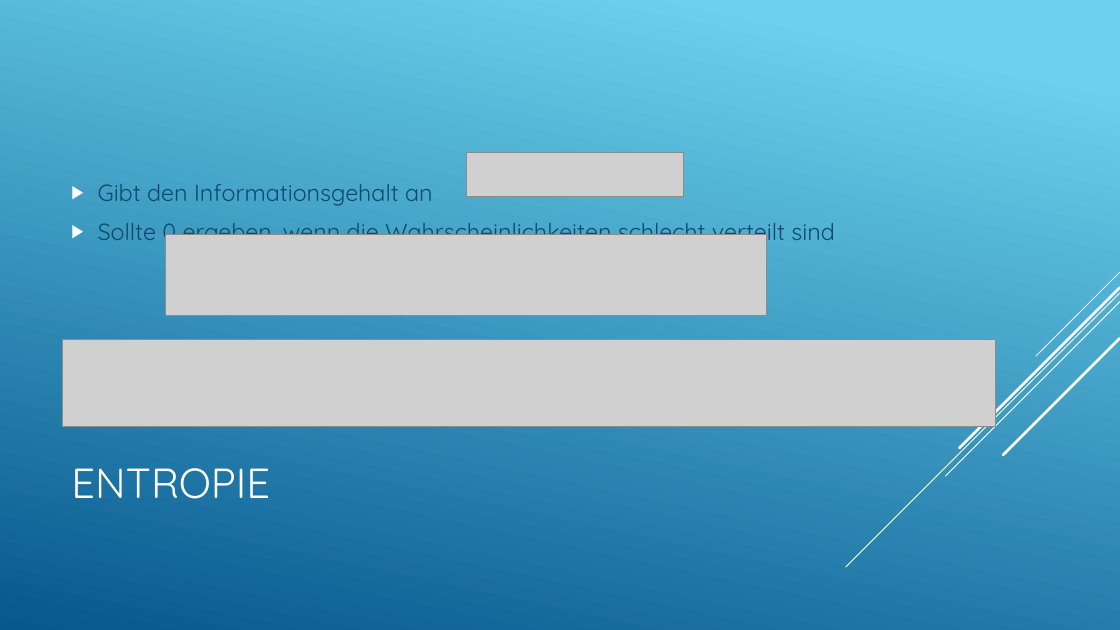
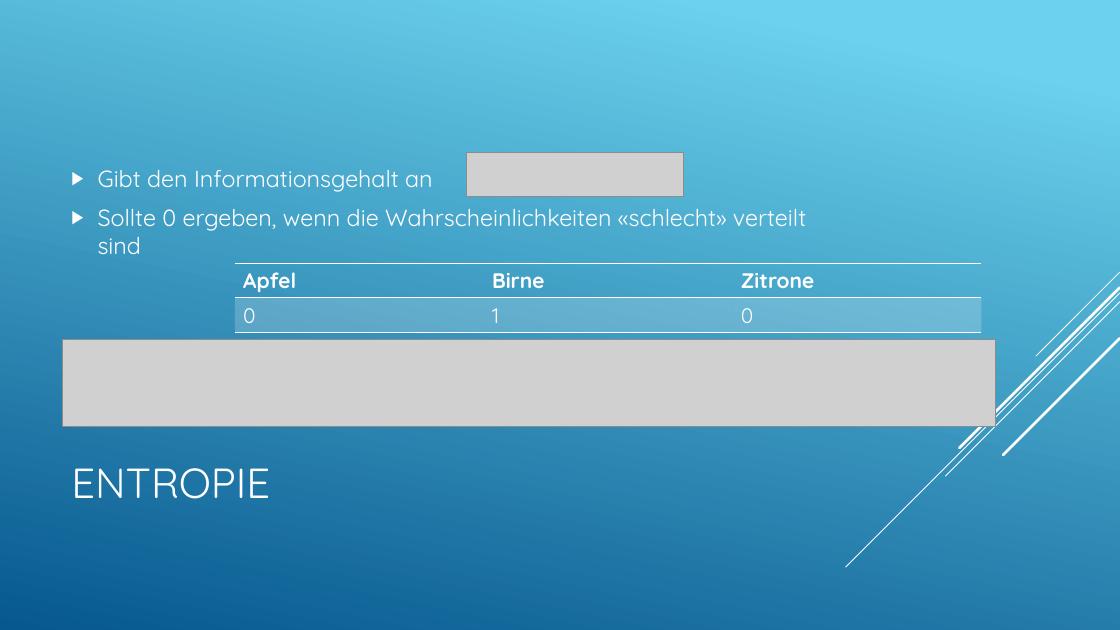
Before and after one commit to LucaRitz/informatik_seminar_gan, a slide deck: slide 13 of GAN.pptx. Drawn at 1120x630 pixels with LibreOffice and Linux fonts; fonts in the diff are those of the drawing; grey boxes stand for pictures. Boxes give left, top, right and bottom in pixels: in the first picture for what was removed or moved away, otherwise in the second. Text is boxed around its words. In the diff, an @@ line names an element or a change of style, - is before the commit and + after.

```diff
--- a/GAN.pptx
+++ b/GAN.pptx
@@ text at <box>98,170,433,192</box>: text colour #0F496F to #FFFFFF in "Gibt den Informationsgehalt an" @@
@@ text at <box>98,209,806,254</box>: text changed; text colour #0F496F to #FFFFFF @@
-▶ Sollte 0 ergeben, wenn die Wahrscheinlichkeiten schlecht verteilt sind
+▶ Sollte 0 ergeben, wenn die Wahrscheinlichkeiten «schlecht» verteilt sind
@@ picture removed at <box>166,235,767,315</box> @@
@@ table added at <box>235,263,981,331</box>, 2 rows, 3 columns @@
+Apfel | Birne | Zitrone
+0 | 1 | 0
```
Also in this commit, not shown: 10 other slides changed.
